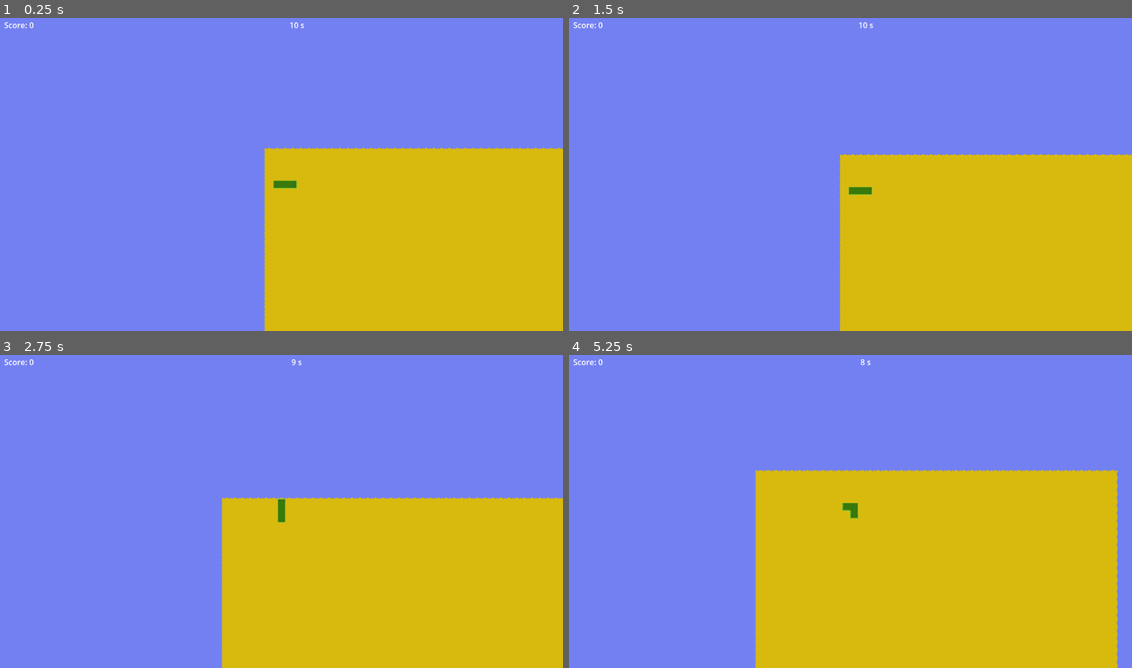
Above: before the commit, frames 1-4 (two rows, left to right).
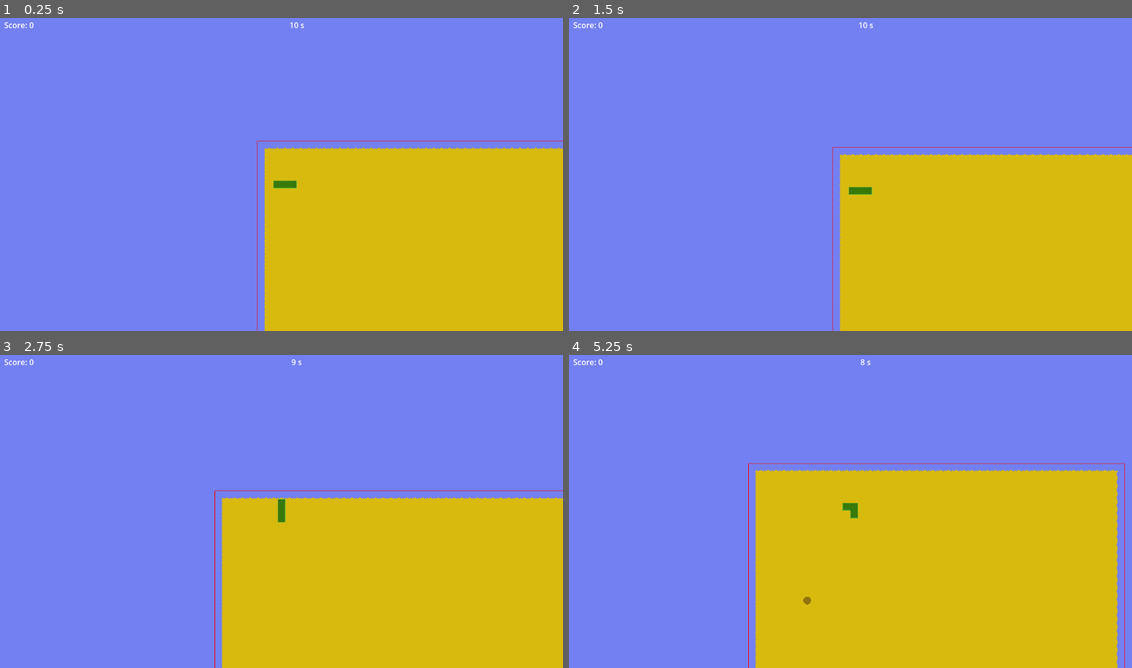
Above: after the commit, the same moments.

Repository: aligator/Snake-Ltd
Game: Godot game, scene res://Game.tscn
Two runs of this game, one before a commit and one after it. Both use one fixed random seed, a clock stepped at 60 frames per second and the inputs below.
Inputs:
- Up to frame 1 (0.25 s): no input
- Up to frame 2 (1.5 s): hold Up (Up) 0.53-1.25 s; click "Restart" at 1.25 s
- Up to frame 3 (2.75 s): hold Up (Up) from 2.03 s (still down)
- Up to frame 4 (5.25 s): release Up (Up) at 2.78 s; hold Left (Left) 2.78-3.5 s; click "Restart" at 3.5 s; hold Left (Left) 4.28-5.03 s; hold Down (Down) from 5.03 s (still down)

The runs differ from the first frame. In frame 1, 0.2% of the frame differs, in the area x 45-100%, y 39-100%; in frame 2, 0.3%; in frame 3, 0.2%; in frame 4, 0.5%, in the area x 31-99%, y 34-100%.

Commit message:
Improve cookie spawning logic

Diff:
--- a/Game.gd
+++ b/Game.gd
@@ -11,6 +11,9 @@
 
 @onready var map = $Map
 @onready var camera = $Camera2D
+@onready var map_bounding_hint: ReferenceRect = $MapBoundingHint
+
+var map_bounding
 
 var snake: Array[Vector2i] = []
 var direction = DIRECTION.RIGHT
@@ -27,37 +30,33 @@
 	if !do_shrink:
 		return
 
-	# Clear cookie layer to avoid calculation errors
-	map.clear_layer(2)
-
 	do_shrink = false
-	var current_size = map.get_used_rect().size
-	var current_position = map.get_used_rect().position
-	for x in range(current_size.x):
-		map.erase_cell(0, Vector2i(x, 0) + current_position)
-		map.erase_cell(0, Vector2i(x, current_size.y-1) + current_position)
-
-	for y in range(current_size.y):
-		map.erase_cell(0, Vector2i(0, y) + current_position)
-		map.erase_cell(0, Vector2i(current_size.x-1, y) + current_position)
+	for x in range(map_bounding.size.x):
+		map.erase_cell(0, Vector2i(x, 0) + map_bounding.position)
+		map.erase_cell(0, Vector2i(x, map_bounding.size.y-1) + map_bounding.position)
+
+	for y in range(map_bounding.size.y):
+		map.erase_cell(0, Vector2i(0, y) + map_bounding.position)
+		map.erase_cell(0, Vector2i(map_bounding.size.x-1, y) + map_bounding.position)
+
+	map_bounding.position = Vector2i(map_bounding.position.x+1, map_bounding.position.y+1)
+	map_bounding.size = Vector2i(map_bounding.size.x-2, map_bounding.size.y-2)
 
 	# change all outer to wall
-	current_size = map.get_used_rect().size
-	current_position = map.get_used_rect().position
-	for x in range(current_size.x):
-		map.set_cell(0, Vector2i(x, 0) + current_position, 0, Vector2i(1, 0))
-		map.set_cell(0, Vector2i(x, current_size.y-1) + current_position, 0, Vector2i(3, 0))
-
-	for y in range(current_size.y):
-		map.set_cell(0, Vector2i(0, y) + current_position, 0, Vector2i(0, 0))
-		map.set_cell(0, Vector2i(current_size.x-1, y) + current_position, 0, Vector2i(2, 0))
-
-	map.set_cell(0, current_position, 0, Vector2i(5, 0))
-	map.set_cell(0, Vector2i(current_position.x + current_size.x-1, current_position.y), 0, Vector2i(6, 0))
-	map.set_cell(0, Vector2i(current_position.x + current_size.x-1, current_position.y + current_size.y-1), 0, Vector2i(7, 0))
-	map.set_cell(0, Vector2i(current_position.x, current_position.y-1 + current_size.y), 0, Vector2i(4, 0))
-
-	# Check if the tail has to be cut
+	for x in range(map_bounding.size.x):
+		map.set_cell(0, Vector2i(x, 0) + map_bounding.position, 0, Vector2i(1, 0))
+		map.set_cell(0, Vector2i(x, map_bounding.size.y-1) + map_bounding.position, 0, Vector2i(3, 0))
+
+	for y in range(map_bounding.size.y):
+		map.set_cell(0, Vector2i(0, y) + map_bounding.position, 0, Vector2i(0, 0))
+		map.set_cell(0, Vector2i(map_bounding.size.x-1, y) + map_bounding.position, 0, Vector2i(2, 0))
+
+	map.set_cell(0, map_bounding.position, 0, Vector2i(5, 0))
+	map.set_cell(0, Vector2i(map_bounding.position.x + map_bounding.size.x-1, map_bounding.position.y), 0, Vector2i(6, 0))
+	map.set_cell(0, Vector2i(map_bounding.position.x + map_bounding.size.x-1, map_bounding.position.y + map_bounding.size.y-1), 0, Vector2i(7, 0))
+	map.set_cell(0, Vector2i(map_bounding.position.x, map_bounding.position.y-1 + map_bounding.size.y), 0, Vector2i(4, 0))
+
+	# Check if you are dead
 	var position_to_cut = -1
 	for i in range(snake.size()):
 		var tile = map.get_cell_tile_data(0, snake[i])
@@ -66,59 +65,68 @@
 			position_to_cut = i
 
 	if position_to_cut >= 0:
-		if _cut_snake(position_to_cut):
-			return
+		dead = true
+		return
+
+	var need_recreate: Array[Cookie] = []
+	for i in range(cookies.size()):
+		var cookie = cookies[i]
+		if !_check_cookie_location(cookie):
+			if cookie.cookie_type == COOKIE_TYPE.NORMAL:
+				need_recreate.append(cookie)
+			cookies[i] = null
+
+	cookies = cookies.filter(func(cookie): return cookie != null)
+
+	for i in range(need_recreate.size()):
+		_spawn_cookie(need_recreate[i].cookie_type)
+
 
 func _cut_snake(at: int) -> bool:
-	# No cutting - instant death
-
-	#snake = snake.slice(at, snake.size())
-	#if snake.size() <= 3:
-	dead = true
+	snake = snake.slice(at, snake.size())
+	if snake.size() <= 3:
+		dead = true
 
 	return dead
 
 func _spawn_cookie(cookie_type = COOKIE_TYPE.NORMAL):
 	var is_wrong = true
 	var cookie: Cookie
+
 	while is_wrong:
-		var bounding = map.get_used_rect()
-		var x = randi_range(0, bounding.size.x-1)
-		var y = randi_range(0, bounding.size.y-1)
+		var x = randi_range(1, map_bounding.size.x-2)
+		var y = randi_range(1, map_bounding.size.y-2)
 
 		cookie = Cookie.new()
-		cookie.position = Vector2i(x, y)
+		cookie.position = Vector2i(x, y) + map_bounding.position
 		cookie.is_in_snake = false
 		cookie.cookie_type = cookie_type
 
-		is_wrong = false
-		for snake_body_part in snake:
-			if snake_body_part == cookie.position:
-				is_wrong = true
-				return
+		is_wrong = !_check_cookie_location(cookie, true)
 
 	cookies.append(cookie)
 	pass
 
-func _check_cookie():
-	var need_check = true
-	while need_check:
-		need_check = false
-		var recreate: Array[Cookie] = []
-		for i in range(cookies.size()):
-			var cookie = cookies[i]
-			var tile = map.get_cell_tile_data(0, cookie.position)
-			if tile == null || map.get_cell_tile_data(0, cookie.position).get_custom_data("wall"):
-				recreate.append(cookies[i])
-				cookies[i] = null
-
-		cookies = cookies.filter(func(cookie): return cookie != null)
-
-		for i in range(recreate.size()):
-			_spawn_cookie(recreate[i].cookie_type)
-
-		if recreate.size() > 0:
-			need_check = true
+func _check_cookie_location(cookie: Cookie, check_cookie_layer = false) -> bool:
+	var is_wrong = false
+
+	# Get the map tile at this position
+	var map_tile = map.get_cell_tile_data(0, cookie.position)
+	if map_tile == null || map_tile.get_custom_data("wall"):
+		is_wrong = true
+
+	# Get the ssnake layer
+	var snake_tile = map.get_cell_source_id(1, cookie.position)
+	if snake_tile != -1:
+		is_wrong = true
+
+	if check_cookie_layer:
+		# Get the cookie layer
+		var cookie_tile = map.get_cell_source_id(2, cookie.position)
+		if cookie_tile != -1:
+			is_wrong = true
+
+	return !is_wrong
 
 # Called when the node enters the scene tree for the first time.
 func _ready():
@@ -127,6 +135,8 @@
 	snake.append(Vector2i(2, 5))
 	snake.append(Vector2i(3, 5))
 
+	map_bounding = map.get_used_rect()
+
 	_spawn_cookie()
 
 # Called every frame. 'delta' is the elapsed time since the previous frame.
@@ -141,8 +151,6 @@
 		return
 
 	Global.score = snake.size() - 3
-
-	_check_cookie()
 
 	if Input.is_action_pressed("Right"):
 		direction = DIRECTION.RIGHT
@@ -183,9 +191,7 @@
 
 		if collision_index >= 0:
 			# Cut snake at the collision position
-			snake = snake.slice(collision_index, snake.size())
-			if snake.size() <= 3:
-				dead = true
+			if _cut_snake(collision_index):
 				return
 
 		var isWall = map.get_cell_tile_data(0, new_head).get_custom_data("wall")
@@ -208,6 +214,9 @@
 			var cookie: Cookie = eaten_cookies.pop_front()
 			if cookie.cookie_type == COOKIE_TYPE.NORMAL:
 				_spawn_cookie()
+
+	map_bounding_hint.size = map_bounding.size * 16
+	map_bounding_hint.position = map_bounding.position * 16
 
 	# render cookies
 	map.clear_layer(2)
@@ -274,6 +283,8 @@
 		map.set_cell(1, body_part, 1, Vector2i(type, 0))
 
 
+
+
 func _on_shrink_timer_timeout():
 	do_shrink = true
 
--- a/Game.tscn
+++ b/Game.tscn
@@ -137,5 +137,10 @@
 wait_time = 20.0
 autostart = true
 
+[node name="MapBoundingHint" type="ReferenceRect" parent="."]
+offset_right = 500.0
+offset_bottom = 40.0
+editor_only = false
+
 [connection signal="timeout" from="ShrinkTimer" to="." method="_on_shrink_timer_timeout"]
 [connection signal="timeout" from="PowerUpTimer" to="." method="_on_power_up_timer_timeout"]
